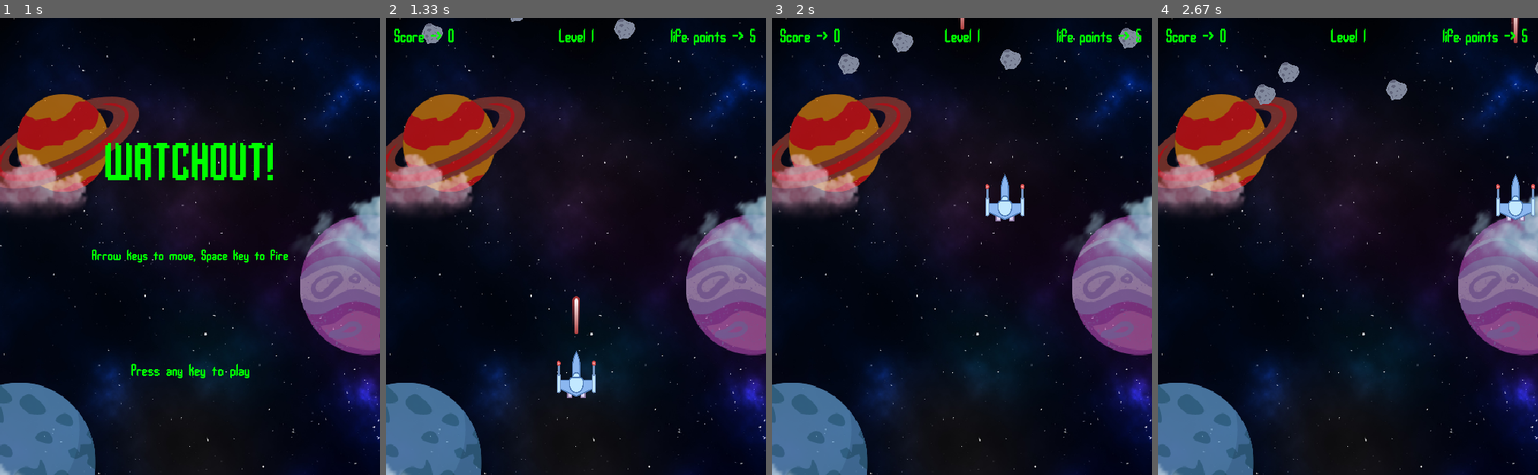
Above: before the commit, frames 1-4 (left to right).
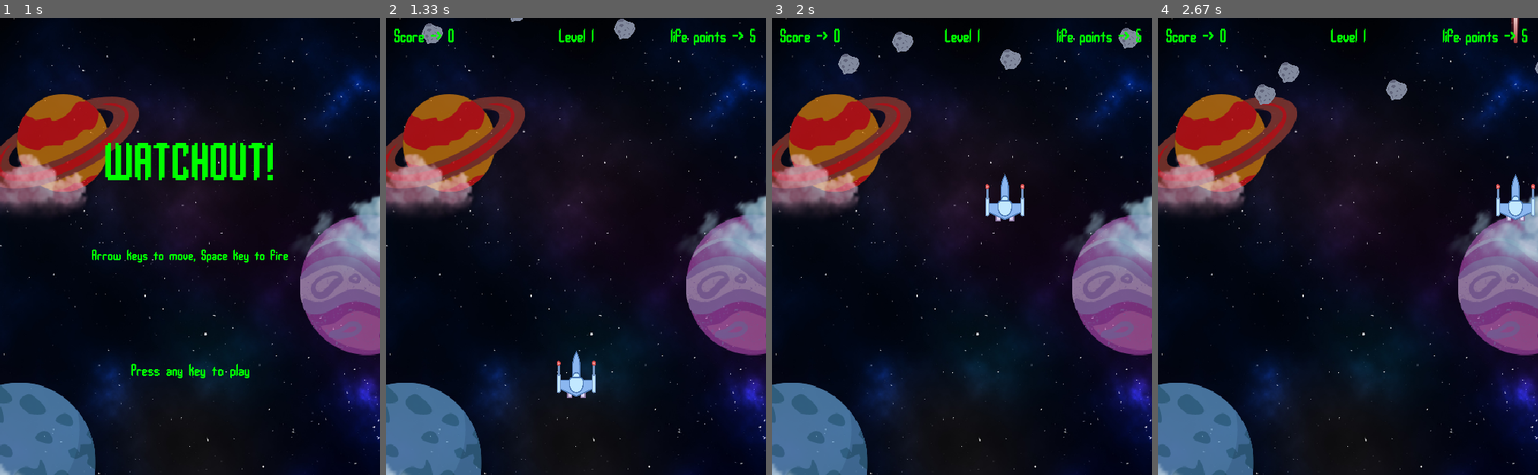
Above: after the commit, the same moments.

Repository: Hans299/Tubes_PBO
Game: pygame game, started from game.py
The game is run twice, just before and just after one commit, with the same random seed, the same clock (stepped at 60 frames per second) and the same inputs.
Inputs (mouse positions are in pixels of both pictures, inside the frame that each line leads up to):
- Up to frame 1 (1 s): click (190, 246) at 0.38 s; hold Right from 0.67 s (still down); move the mouse to (174, 264) at 0.7 s
- Up to frame 2 (1.33 s): release Right at 1.13 s; hold Space from 1.17 s (still down); hold Up from 1.17 s (still down)
- Up to frame 3 (2 s): release Space at 1.52 s; release Up at 1.52 s; hold Up 1.55-1.85 s; hold Right from 1.88 s (still down)
- Up to frame 4 (2.67 s): release Right at 2.35 s; tap Space at 2.38 s

Frame 1 is identical in both runs. In frame 2, 0.1% of the frame differs, in the area x 49-51%, y 60-70%; in frame 3, less than 0.1%; in frame 4, nothing differs.

Commit message:
penambahan fitur
fitur baru : power up, life points
penambahan sound effect

Diff:
--- a/game.py
+++ b/game.py
@@ -1,6 +1,5 @@
 import math
 import pygame, sys
-pygame.init()
 import random
 import image
 import sound
@@ -27,8 +26,17 @@
         self.speedx = 8
         self.score_val = 0
         self.life = 5
+        self.power = 1
+        self.power_time = pygame.time.get_ticks()
+        self.last_shot = pygame.time.get_ticks()
+        self.shoot_delay = 250
 
     def update(self):
+
+        if self.power >= 2 and pygame.time.get_ticks() - self.power_time > 5000:
+            self.power -= 1
+            self.power_time = pygame.time.get_ticks()
+
         key_pressed = pygame.key.get_pressed()
         if key_pressed[pygame.K_RIGHT]:
             self.rect.x += self.speedx
@@ -48,11 +56,27 @@
         if self.rect.top < 0:
             self.rect.top  = 0
 
+    def powerup(self):
+        self.power += 1
+        self.power_time = pygame.time.get_ticks()
+
     def shoot(self):
-        bullet = Bullet(pygame.Vector2(self.rect.centerx,self.rect.top))
-        all_sprites.add(bullet)
-        bullets.add(bullet)
-        sound.missile.play()
+        now = pygame.time.get_ticks()
+        if now - self.last_shot > self.shoot_delay:
+            self.last_shot = now
+            if self.power == 1:
+                bullet = Bullet(pygame.Vector2(self.rect.centerx,self.rect.top))
+                all_sprites.add(bullet)
+                bullets.add(bullet)
+                sound.missile.play()
+            elif self.power >= 2:
+                bullet1 = Bullet(pygame.Vector2(self.rect.centerx-20,self.rect.top))
+                all_sprites.add(bullet1)
+                bullets.add(bullet1)
+                bullet2 = Bullet(pygame.Vector2(self.rect.centerx+20,self.rect.top))
+                all_sprites.add(bullet2)
+                bullets.add(bullet2)
+                sound.missile.play()
 
     def doubleshoot(self):
         bullet1 = Bullet(pygame.Vector2(self.rect.centerx-20,self.rect.top))
@@ -63,7 +87,6 @@
         bullets.add(bullet2)
         sound.missile.play()
 
-
     def show_lifepoints(self):
         draw_text(layar, f"life points -> {self.life}", 24, WIDTH-70, HEIGHT-590)
 
@@ -74,7 +97,6 @@
     def __init__(self):
         pygame.sprite.Sprite.__init__(self)
         self.image=pygame.transform.scale(image.rock,(43,42))
-
         self.rect=self.image.get_rect()
         self.radius=self.rect.width*0.1/2
         self.rect.x=random.randrange(0,WIDTH-self.rect.width)
@@ -90,6 +112,22 @@
             self.rect.y=random.randrange(-100,-40)
             self.speedx=random.randrange(-3,3)
             self.speedy=random.randrange(2,8)
+
+class Power(pygame.sprite.Sprite):
+    def __init__(self):
+        pygame.sprite.Sprite.__init__(self)
+        self.image = pygame.transform.scale(image.power,(20,20))
+        self.rect = self.image.get_rect()
+        self.radius=self.rect.width*0.1/2
+        self.rect.x=random.randrange(0,WIDTH-self.rect.width)
+        #self.rect.y = random.randrange(-50,-10)
+        self.speedy = 5
+
+    def update(self):
+        self.rect.y += self.speedy
+        # kill if it moves off the top of the screen
+        if self.rect.top > HEIGHT:
+            self.kill()
 
 class Bullet(pygame.sprite.Sprite):
     def __init__(self,position:pygame.Vector2,angle:float=-90):
@@ -193,6 +231,7 @@
     def kill(self):
         self.healthbar.kill()
         return super().kill()
+
 
 #Tampilan kedua setelah menu()
 def waiting_screen():
@@ -271,11 +310,12 @@
 
         pygame.display.update()
 
+
 game_over = True
 running=True
 menu()
 hp = 0
-
+sound.bgmusic.play(loops=-1)
 while running:
     fps.tick(FPS)
     # waiting screen ketika gameover dan akan memulai game
@@ -310,15 +350,16 @@
                 player.shoot()
             elif event.key==pygame.K_1: #cheat menambah skor dengan keyboard angka 1
                 player.score_val +=1
-            elif event.key==pygame.K_4: #cheat menambah skor +25 dengan keyboard angka 2
-                player.score_val +=25
-            elif event.key==pygame.K_3: #cheat menambah peluru menjadi 2
-                player.doubleshoot()
-        elif event.type==pygame.KEYUP: #shortcut untuk langsung gameover
-            if event.key==pygame.K_2:
+            elif event.key==pygame.K_2: #shorcut untuk langsung game over dengan keyboard angka 2
                 menuGameOver()
                 game_over = True
-                running = True
+            elif event.key==pygame.K_3: #cheat menambah peluru menjadi 2 dengan keyboard angka 3
+                player.doubleshoot()
+            elif event.key==pygame.K_4: #cheat menambah skor +25 dengan keyboard angka 4
+                player.score_val +=25
+
+
+
 
     all_sprites.update()
     hits=pygame.sprite.groupcollide(hazard,bullets,False,True)
@@ -326,6 +367,7 @@
     for hit in hits:
         # cek apakah peluru mengenai batu
         if isinstance(hit, Rock):
+            sound.exlp2.play()
             hit.kill()
             rock=Rock()
             all_sprites.add(rock)
@@ -334,17 +376,25 @@
 
             if player.score_val % 30 == 0:
                 hp += 50 #setiap skor kelipatan 30 HP Boss bertambah 50
-                test = Boss(hp)
-                all_sprites.add(test)
-                hazard.add(test)
+                boss = Boss(hp)
+                all_sprites.add(boss)
+                hazard.add(boss)
+                player.powerup()
                 level += 1
+                player.life += 1
+            elif player.score_val % 10 == 0:
+                power=Power()
+                all_sprites.add(power)
+                hazard.add(power)
+
         # cek apakah peluru mengenai Boss
         elif isinstance(hit, Boss):
+            sound.exlp2.play()
             hit.hurt()
-        else:
-            hit.kill()
-    # ketika level = 2 rock meluncur lebih cepat
-    if level == 2:
+
+
+    # ketika level levih dari 2 rock meluncur lebih cepat
+    if level >= 2:
         rock.speedx=random.randrange(-5,1)
         rock.speedy=random.randrange(5,10)
 
@@ -359,14 +409,21 @@
     # jika pesawat terkena hit, life akan berkurang
     for hit in hits:
         if isinstance(hit, Rock):
+            sound.expl.play()
             hit.kill()
             rock=Rock()
             all_sprites.add(rock)
             hazard.add(rock)
             player.life -= 1
+        elif isinstance(hit, Bullet):
+            sound.expl.play()
+            hit.kill()
+            player.life -= 1
         else:
             hit.kill()
-            player.life -= 1
+            sound.powerup.play()
+            player.powerup()
+
         if player.life < 0:
             game_over = True
             menuGameOver()
--- a/image.py
+++ b/image.py
@@ -4,3 +4,4 @@
 bullet=pygame.image.load(os.path.join("image","bullet.png"))
 player=pygame.image.load(os.path.join("image","player.png"))
 rock=pygame.image.load(os.path.join("image","rock.png"))
+power=pygame.image.load(os.path.join("image","power.png"))
--- a/sound.py
+++ b/sound.py
@@ -1,3 +1,15 @@
 from pygame import mixer
+import os
+
 mixer.init()
+
+bgmusic = mixer.Sound("./audio/music.mpeg")
+bgmusic.set_volume(0.1)
+
+#bgmusic = mixer.music.load(os.path.join("audio", 'music.mp3'))
+#bgmusic = mixer.music.set_volume(0.4)
+
 missile = mixer.Sound("./audio/missile.wav")
+expl = mixer.Sound("./audio/explosion2.ogg")
+exlp2 = mixer.Sound("./audio/explosion.wav" )
+powerup = mixer.Sound("./audio/powerup.wav" )
Binary file added: image/power.png
Not shown, added: audio/explosion.wav
Not shown, added: audio/explosion2.ogg
Not shown, added: audio/music.mpeg
Not shown, added: audio/powerup.wav
